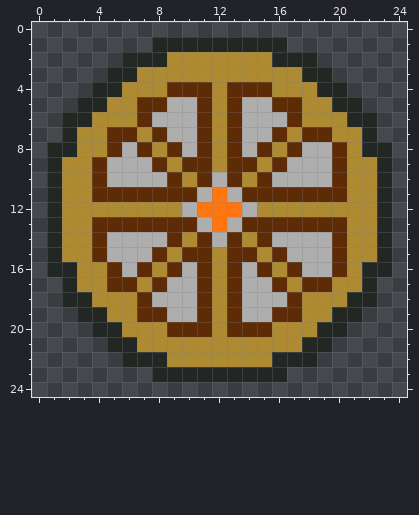
Pixel-art sprite -- Assets Folder/items/images/round-shield.png. The first picture shows the starting point.
The file is 25x25 pixels. Colours within 5 levels of each other are drawn and written as one.
The same view after the edit:
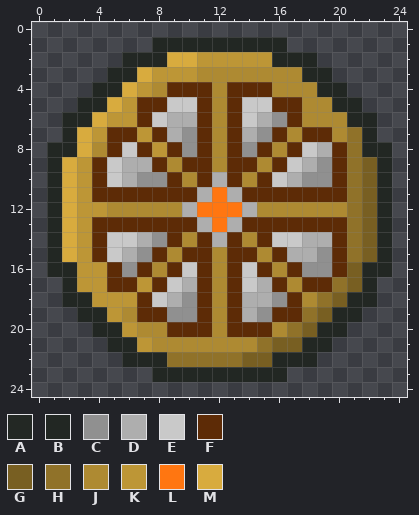
Palette (. is transparent): A #222723f8  B #222723  C #909090  D #aeaeae  E #c9c9c9  F #5d2b06  G #785f22  H #907229  J #ae8a32  K #bd9636  L #ff7611  M #d8ab3e
From old to new:
Colour D becomes colour C in row 6 at x 16; in row 7 at x 10 and 15; in row 8 at x 10 and 14; in row 9 at x 19; in row 10 at x 7 to 8 and 18 to 19; in row 14 at x 8.
Colour D becomes colour C in row 15 at x 7 and 19; in row 16 at x 6 and 18 to 19; in row 18 at x 10 and 16; in row 19 at x 9 to 10 and 15.
Colour D becomes colour E in row 5 at x 9 to 10 and 14 to 15; in row 6 at x 8 and 14; in row 8 at x 6 and 18; in row 9 at x 5 and 17; in row 10 at x 5 and 16; in row 14 at x 5 to 6 and 16 to 17.
Colour D becomes colour E in row 15 at x 5; in row 16 at x 10 and 14; in row 17 at x 9 and 14; in row 18 at x 8.
Colour J becomes colour G in rows 9 to 15 at x 22; in rows 16 to 17 at x 21; in row 18 at x 20; in row 19 at x 19; in row 20 at x 18; in row 21 at x 16 to 17.
Colour J becomes colour G in row 22 at x 14 to 15.
Colour J becomes colour H in rows 7 to 15 at x 21; in row 17 at x 20; in row 18 at x 19; in row 19 at x 18; in row 20 at x 17; in row 21 at x 15.
Colour J becomes colour H in row 22 at x 9 to 13.
Colour J becomes colour K in row 2 at x 11 to 15; in row 3 at x 8 to 10; in row 4 at x 7; in row 5 at x 6; in row 6 at x 5 to 6; in row 7 at x 4 and 7.
Colour J becomes colour K in row 8 at x 8; in rows 9 to 11 at x 3; in row 12 at x 3 to 4; in rows 13 to 15 at x 3; in row 16 at x 3 to 4; in row 17 at x 3 to 4 and 7.
Colour J becomes colour K in row 18 at x 4 to 6; in row 19 at x 5; in row 20 at x 6; in row 21 at x 7.
Colour J becomes colour M in row 2 at x 9 to 10; in row 3 at x 7; in row 4 at x 6; in row 5 at x 5; in row 6 at x 4; in rows 7 to 8 at x 3.
Colour J becomes colour M in rows 9 to 15 at x 2.
